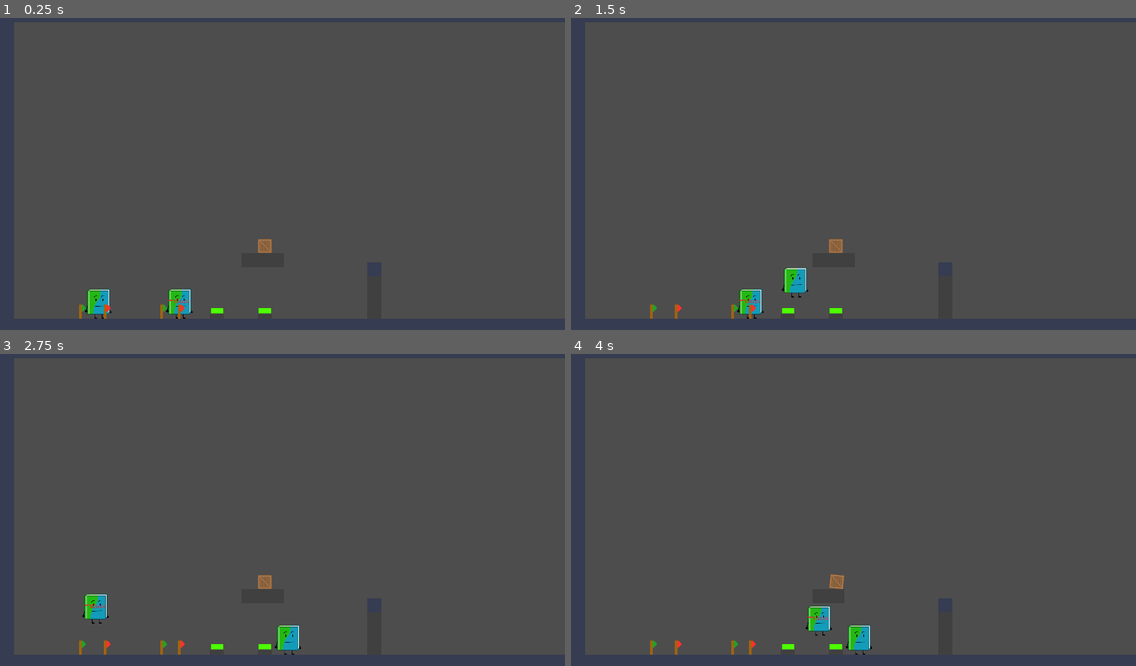
Above: before the commit, frames 1-4 (two rows, left to right).
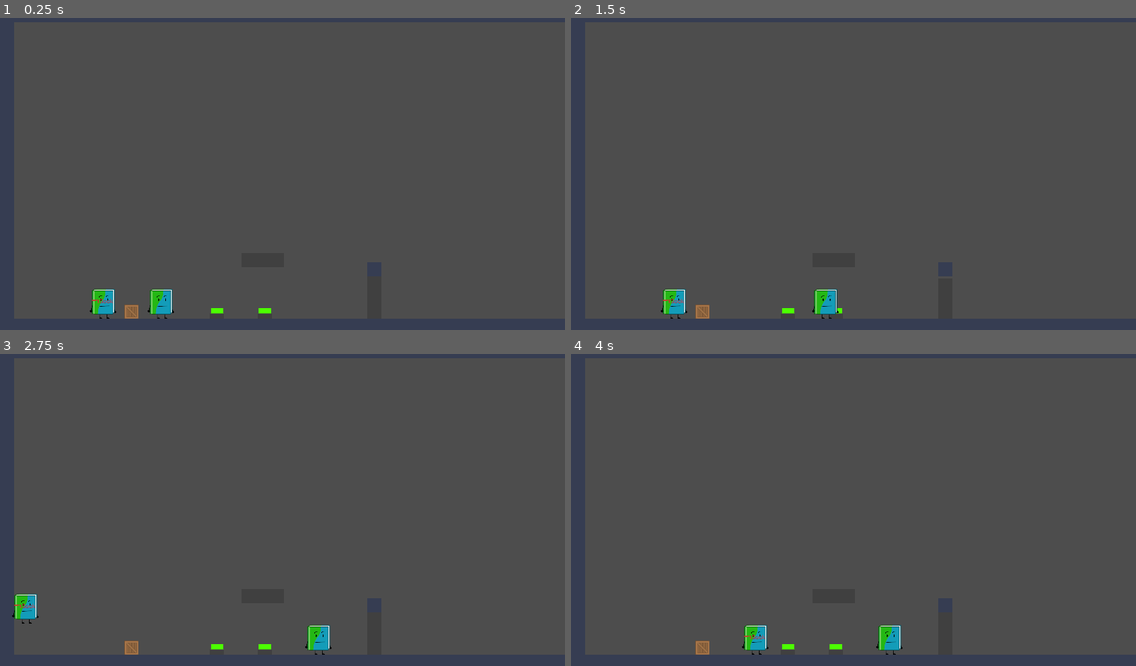
Above: after the commit, the same moments.

Repository: joaoCabralpv/die-and-recover
Game: Godot game, scene res://levels/test_level2.tscn
Same seed, same stepped clock (60 frames per second), same inputs: the game is played once before the commit and once after it. This scene is started directly instead of the project's main scene.
Inputs:
- Up to frame 1 (0.25 s): no input
- Up to frame 2 (1.5 s): tap Enter (use_hprc) at 0.5 s; hold D (right) from 0.53 s (still down); tap U (pick_up, bound only after the commit) at 0.6 s; tap Space (jump) at 0.77, 0.8, 1.07, 1.35 s
- Up to frame 3 (2.75 s): tap Space (jump) at 1.52, 1.82, 2.3 s; tap U (pick_up, bound only after the commit) at 1.55 s; release D (right) at 2.03 s; hold A (left) from 2.03 s (still down); tap H (swap) at 2.1 s
- Up to frame 4 (4 s): release A (left) at 2.78 s; hold D (right) from 2.78 s (still down); tap Enter (use_hprc) at 2.85 s; tap Space (jump) at 3.02, 3.32, 3.77, 3.8 s; tap U (pick_up, bound only after the commit) at 3.05, 3.6 s

The runs differ from the first frame. In frame 1, 1.2% of the frame differs, in the area x 14-49%, y 70-97%; in frame 2, 1.7%; in frame 3, 1.7%, in the area x 2-59%, y 70-97%; in frame 4, 1.7%.

Commit message:
holdable box

Diff:
--- a/levels/test_level2.tscn
+++ b/levels/test_level2.tscn
@@ -37,10 +37,10 @@
 position = Vector2(3232, 32)
 
 [node name="Book" parent="." instance=ExtResource("3_vaict")]
-position = Vector2(224, 670)
+position = Vector2(366, 670)
 
 [node name="Lyrics Booklet" parent="." instance=ExtResource("3_m4i2b")]
-position = Vector2(408, 670)
+position = Vector2(235, 669)
 
 [node name="Button" parent="." instance=ExtResource("6_1287y")]
 position = Vector2(600, 688)
@@ -49,20 +49,19 @@
 position = Vector2(832, 704)
 
 [node name="Flag" parent="." instance=ExtResource("8_we6dy")]
-position = Vector2(368, 688)
+position = Vector2(138, 765)
 
 [node name="Flag2" parent="." instance=ExtResource("9_gba1i")]
-position = Vector2(408, 688)
+position = Vector2(161, 767)
 
 [node name="Flag3" parent="." instance=ExtResource("9_gba1i")]
-position = Vector2(240, 688)
+position = Vector2(161, 799)
 
 [node name="Flag4" parent="." instance=ExtResource("8_we6dy")]
-position = Vector2(184, 688)
+position = Vector2(138, 798)
 
 [node name="Box" parent="." instance=ExtResource("10_8uvly")]
-position = Vector2(600, 539)
-collision_mask = 7
+position = Vector2(282, 701)
 
 [node name="Door2" parent="." instance=ExtResource("7_pfr0k")]
 position = Vector2(548, 555)
--- /dev/null
+++ b/nodes/can_pick_up_area.gd
@@ -0,0 +1,2 @@
+extends Area2D
+class_name CanPickupArea
--- a/nodes/character.gd
+++ b/nodes/character.gd
@@ -11,8 +11,6 @@
 #var velocity :Vector2 = Vector2.ZERO
 var RemoteTransform:RemoteTransform2D = RemoteTransform2D.new()
 
-func _ready():
-	add_child(RemoteTransform)
 
 func input():
 	if Input.is_action_pressed("right"):
@@ -23,8 +21,8 @@
 		velocity.y -= jump_speed
 #
 # This function prevents double jumps(jumping out of a character that is in mid air)
-# when used in the move function here(unused becuse collision between characters is disabled)
-"""func prevent_double_jumps():
+# when used in the move function
+func prevent_double_jumps():
 	#var return_value = false
 	for i in get_slide_collision_count():
 		var colliding = get_slide_collision(i).get_collider()
@@ -36,13 +34,32 @@
 		else:
 			return true
 	return false
-"""
+
+func move_and_select_collision():
+	var old_mask = self.collision_mask
+	var old_velocity = velocity
+	velocity = Vector2.ZERO
+	move_and_slide()
+	velocity = old_velocity
+
+	var ingore_collision = true
+	for i in get_slide_collision_count():
+		var collision:KinematicCollision2D = get_slide_collision(i)
+		if not(collision.get_angle() == 0 and (collision.get_collider() is Character or collision.get_collider() is RigidBody2D)):
+			ingore_collision = false
+			break
+	if 	ingore_collision:
+		self.collision_mask = 0
+	move_and_slide()
+	self.collision_mask = old_mask
+
 func move():
 	velocity.y+=gravity
 	# Caps upwards velocity to jump speed
 	if velocity.y < -jump_speed:
 		velocity.y = -jump_speed
 	move_and_slide()
+	#move_and_select_collision()
 	velocity.x = 0
 
 func extra():
--- /dev/null
+++ b/nodes/holdable.gd
@@ -0,0 +1,23 @@
+extends Node
+
+var CollisionShapeArray:Array[CollisionShape2D] = []
+var CollisionPolygonArray:Array[CollisionPolygon2D] = []
+
+func _ready():
+	for child in get_children():
+		if child is CollisionShape2D:
+			CollisionShapeArray.push_back(child)
+		if child is CollisionPolygon2D:
+			CollisionPolygonArray.push_back(child)
+
+func hold():
+	for shape:CollisionShape2D in CollisionShapeArray:
+		shape.disabled = true
+	for polygon:CollisionPolygon2D in CollisionPolygonArray:
+		polygon.disabled = true
+
+func release():
+	for shape:CollisionShape2D in CollisionShapeArray:
+		shape.disabled = false
+	for polygon:CollisionPolygon2D in CollisionPolygonArray:
+		polygon.disabled = false
--- /dev/null
+++ b/nodes/pickup_area.gd
@@ -0,0 +1,35 @@
+extends Area2D
+class_name PickupArea
+
+var CanPickArray:Array[CanPickupArea] = []
+var RemoteTransform:RemoteTransform2D = null
+var is_holding:bool = false
+var holding = null
+func _ready():
+	for child in get_children():
+		if child is RemoteTransform2D:
+			RemoteTransform = child
+			break
+	RemoteTransform.update_scale = false
+	area_entered.connect(object_entered)
+	area_exited.connect(object_exited)
+
+func object_entered(body):
+	if body is CanPickupArea:
+		CanPickArray.push_back(body)
+func object_exited(body):
+	if body is CanPickupArea:
+		CanPickArray.erase(body)
+
+func _process(_delta):
+	if Input.is_action_just_pressed("pick_up"):
+		if !is_holding and len(CanPickArray) and get_parent().selected:
+			holding = CanPickArray[0].get_parent()
+			RemoteTransform.remote_path = holding.get_path()
+			holding.hold()
+			is_holding = true
+		elif is_holding:
+			RemoteTransform.remote_path = ""
+			holding.release()
+			holding = null
+			is_holding = false
--- a/project.godot
+++ b/project.godot
@@ -61,6 +61,11 @@
 "events": [Object(InputEventKey,"resource_local_to_scene":false,"resource_name":"","device":-1,"window_id":0,"alt_press …(195 unchanged characters)…
 ]
 }
+pick_up={
+"deadzone": 0.5,
+"events": [Object(InputEventKey,"resource_local_to_scene":false,"resource_name":"","device":-1,"window_id":0,"alt_pressed":false,"shift_pressed":false,"ctrl_pressed":false,"meta_pressed":false,"pressed":false,"keycode":0,"physical_keycode":85,"key_label":0,"unicode":117,"location":0,"echo":false,"script":null)
+]
+}
 
 [layer_names]
 
--- a/scenes/box.tscn
+++ b/scenes/box.tscn
@@ -1,18 +1,40 @@
-[gd_scene load_steps=4 format=3 uid="uid://y3peg6cg50se"]
+[gd_scene load_steps=7 format=3 uid="uid://y3peg6cg50se"]
 
-[ext_resource type="Script" path="res://nodes/box.gd" id="1_3tjfa"]
+[ext_resource type="Script" path="res://nodes/holdable.gd" id="1_pr7dx"]
 [ext_resource type="Texture2D" uid="uid://cxy1qhdftg1rp" path="res://assets/sprites/assembled images/Box.png" id="2_o2cb4"]
+[ext_resource type="Script" path="res://nodes/can_pick_up_area.gd" id="3_177wr"]
 
-[sub_resource type="RectangleShape2D" id="RectangleShape2D_2fhxo"]
-size = Vector2(32, 32)
+[sub_resource type="RectangleShape2D" id="RectangleShape2D_fasu8"]
+size = Vector2(32.0324, 31.6347)
+
+[sub_resource type="RectangleShape2D" id="RectangleShape2D_283kw"]
+size = Vector2(32.375, 31.5344)
+
+[sub_resource type="RectangleShape2D" id="RectangleShape2D_dsebt"]
+size = Vector2(31.8906, 0.110826)
 
 [node name="Box" type="RigidBody2D"]
-collision_layer = 3
-collision_mask = 6
-script = ExtResource("1_3tjfa")
+collision_layer = 2
+collision_mask = 7
+script = ExtResource("1_pr7dx")
 
 [node name="Sprite2D" type="Sprite2D" parent="."]
+position = Vector2(16, -16)
 texture = ExtResource("2_o2cb4")
 
+[node name="CollisionShape2D2" type="CollisionShape2D" parent="."]
+position = Vector2(16, -16)
+shape = SubResource("RectangleShape2D_fasu8")
+one_way_collision = true
+
+[node name="Area2D" type="Area2D" parent="."]
+script = ExtResource("3_177wr")
+
+[node name="CollisionShape2D" type="CollisionShape2D" parent="Area2D"]
+position = Vector2(16, -16)
+shape = SubResource("RectangleShape2D_283kw")
+debug_color = Color(0.737675, 0.306936, 0.882227, 0.42)
+
 [node name="CollisionShape2D" type="CollisionShape2D" parent="."]
-shape = SubResource("RectangleShape2D_2fhxo")
+position = Vector2(16.0078, -0.0554129)
+shape = SubResource("RectangleShape2D_dsebt")
--- a/scenes/characters/book/book.tscn
+++ b/scenes/characters/book/book.tscn
@@ -1,14 +1,18 @@
-[gd_scene load_steps=4 format=3 uid="uid://c35ailcsss5dn"]
+[gd_scene load_steps=6 format=3 uid="uid://c35ailcsss5dn"]
 
 [ext_resource type="Script" path="res://scenes/characters/book/book.gd" id="1_4a82b"]
 [ext_resource type="Texture2D" uid="uid://ba2ubyrsdf3r6" path="res://assets/sprites/assembled images/Book.png" id="2_a28o1"]
+[ext_resource type="Script" path="res://nodes/pickup_area.gd" id="3_g0c3s"]
 
 [sub_resource type="RectangleShape2D" id="RectangleShape2D_q1txd"]
 size = Vector2(104, 134.5)
 
+[sub_resource type="RectangleShape2D" id="RectangleShape2D_dv6bm"]
+size = Vector2(120.469, 67.021)
+
 [node name="Book" type="CharacterBody2D"]
 scale = Vector2(0.5, 0.5)
-collision_mask = 7
+collision_mask = 6
 velocity = Vector2(0, 120900)
 script = ExtResource("1_4a82b")
 
@@ -19,3 +23,15 @@
 position = Vector2(-2, 0)
 shape = SubResource("RectangleShape2D_q1txd")
 one_way_collision_margin = 10.0
+
+[node name="PickupArea" type="Area2D" parent="."]
+script = ExtResource("3_g0c3s")
+
+[node name="CollisionShape2D" type="CollisionShape2D" parent="PickupArea"]
+position = Vector2(-3.02171, 33.7626)
+shape = SubResource("RectangleShape2D_dv6bm")
+debug_color = Color(0.737255, 0.305882, 0.882353, 0.419608)
+
+[node name="PickedPosition" type="RemoteTransform2D" parent="PickupArea"]
+position = Vector2(58.9766, 0)
+update_scale = false
--- a/scenes/characters/lyrics_booklet/lyrics_booklet.tscn
+++ b/scenes/characters/lyrics_booklet/lyrics_booklet.tscn
@@ -1,14 +1,18 @@
-[gd_scene load_steps=4 format=3 uid="uid://bodiqo4ptrtk5"]
+[gd_scene load_steps=6 format=3 uid="uid://bodiqo4ptrtk5"]
 
 [ext_resource type="Script" path="res://scenes/characters/lyrics_booklet/lyrics_booklet.gd" id="1_0qwgy"]
 [ext_resource type="Texture2D" uid="uid://b0vsfm2cpkhi0" path="res://assets/sprites/assembled images/LyricsBooklet.png" id="1_cuvs8"]
+[ext_resource type="Script" path="res://nodes/pickup_area.gd" id="3_st1b3"]
 
 [sub_resource type="RectangleShape2D" id="RectangleShape2D_q1txd"]
 size = Vector2(103.975, 135.084)
 
+[sub_resource type="RectangleShape2D" id="RectangleShape2D_7y15d"]
+size = Vector2(120.469, 67.021)
+
 [node name="Lyrics_Bookelt" type="CharacterBody2D"]
 scale = Vector2(0.5, 0.5)
-collision_mask = 7
+collision_mask = 6
 velocity = Vector2(0, 120900)
 script = ExtResource("1_0qwgy")
 
@@ -18,3 +22,15 @@
 [node name="CollisionShape2D" type="CollisionShape2D" parent="."]
 position = Vector2(-2.01617, 0)
 shape = SubResource("RectangleShape2D_q1txd")
+
+[node name="PickupArea" type="Area2D" parent="."]
+script = ExtResource("3_st1b3")
+
+[node name="CollisionShape2D" type="CollisionShape2D" parent="PickupArea"]
+position = Vector2(-3.02171, 33.7626)
+shape = SubResource("RectangleShape2D_7y15d")
+debug_color = Color(0.737255, 0.305882, 0.882353, 0.419608)
+
+[node name="RemoteTransform2D" type="RemoteTransform2D" parent="PickupArea"]
+position = Vector2(66, 0)
+update_scale = false
